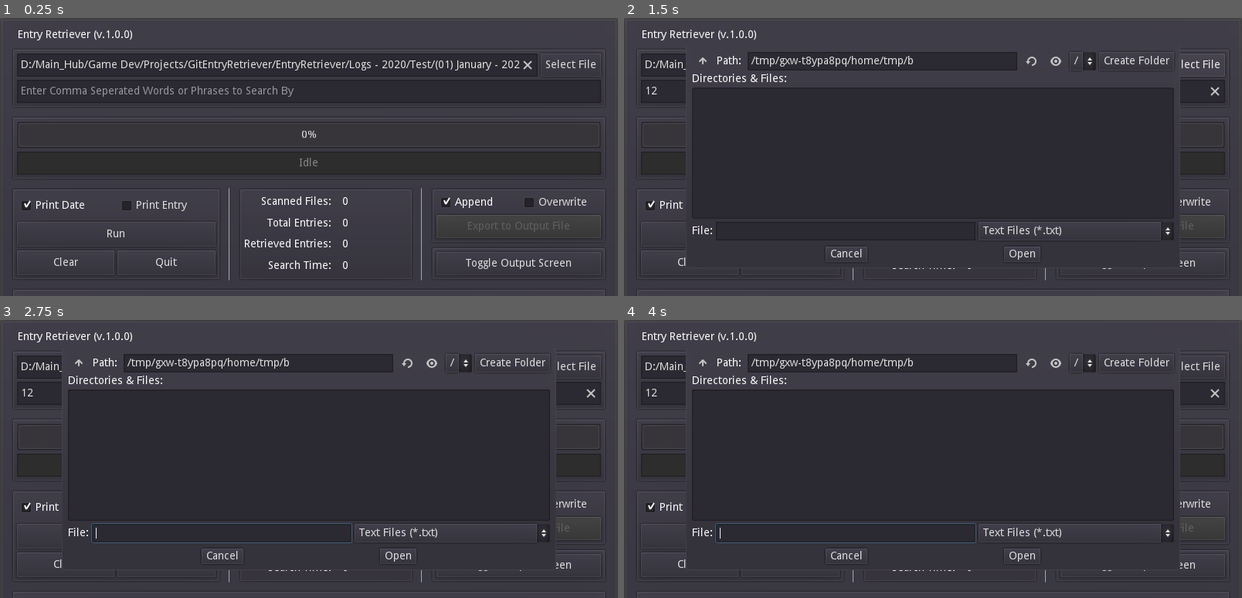
Above: before the commit, frames 1-4 (two rows, left to right).
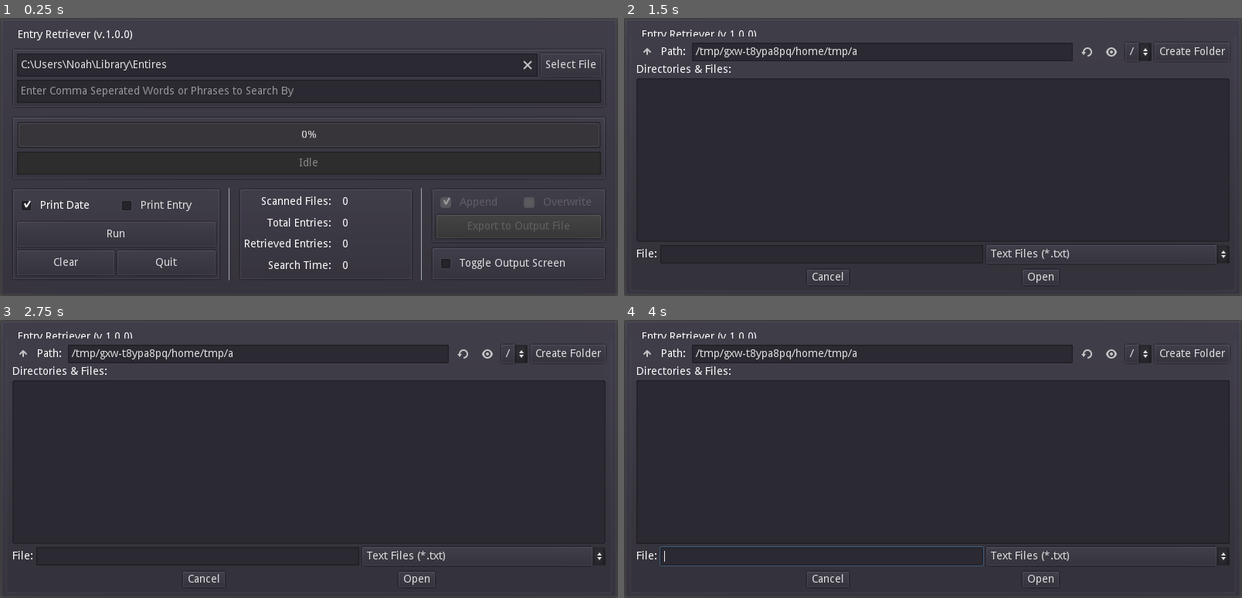
Above: after the commit, the same moments.

Repository: PlainOldNoah/file-retriever
Game: Godot game, scene res://Main.tscn
The game is run twice, just before and just after one commit, with the same random seed, the same clock (stepped at 60 frames per second) and the same inputs.
Inputs (mouse positions are in pixels of both pictures, inside the frame that each line leads up to):
- Up to frame 1 (0.25 s): no input
- Up to frame 2 (1.5 s): click (933, 90) at 0.52 s; type "12" at 0.6 s; click "Select File" at 1.25 s
- Up to frame 3 (2.75 s): click "Run" at 2 s
- Up to frame 4 (4 s): click "Clear" at 2.75 s; click "Toggle Output Screen" at 3.5 s

The runs differ from the first frame. In frame 1, 2.3% of the frame differs, in the area x 2-98%, y 15-100%; in frame 2, 5.5%; in frame 3, 5.8%; in frame 4, 6.1%, in the area x 2-98%, y 6-100%.

Commit message:
final touches before working on progress bar

Diff:
--- a/EntryRetriever/Main.gd
+++ b/EntryRetriever/Main.gd
@@ -1,9 +1,11 @@
 extends PanelContainer
 
-const WindowSize = Vector2(800, 360)
+const windowSize = Vector2(800, 360)
+const bigWindowSize = Vector2(800, 720)
 
 var inputFolderFormat = "Logs - *"
 var inputFileFormat = "(??) * - *"
+var entryHeaderFormat = "*/*/*, *"
 
 enum INPUT_TYPES {DIRECTORY, FILE, FILES}
 var inputType
@@ -15,16 +17,18 @@
 
 #---------------------------- NODES
 onready var SelectionInput = $MarginContainer/GUI/PanelContainer/VBoxContainer/HBoxContainer/SelectionInput
+onready var InputFileDialog = $SingleInputFileDialog
+onready var SearchKeyInput = $MarginContainer/GUI/PanelContainer/VBoxContainer/SearchKeyInput
 
 onready var FileCountOutput = $MarginContainer/GUI/LowerHalf/MiddleSide/Statistics/HBoxContainer/VBoxContainer2/FileCount
 onready var EntryCountOutput = $MarginContainer/GUI/LowerHalf/MiddleSide/Statistics/HBoxContainer/VBoxContainer2/EntryCount
 onready var MatchCountOutput = $MarginContainer/GUI/LowerHalf/MiddleSide/Statistics/HBoxContainer/VBoxContainer2/MatchCount
 onready var ElapsedTimeOutput = $MarginContainer/GUI/LowerHalf/MiddleSide/Statistics/HBoxContainer/VBoxContainer2/ElapsedTime
+onready var OutputWindow = $MarginContainer/GUI/OutputWindow
+onready var OutputTextBox = $MarginContainer/GUI/OutputWindow/TextBox
+
 onready var StatusBarOutput = $MarginContainer/GUI/Progress/VBoxContainer/StatusBar
-onready var OutputTextBox = $MarginContainer/GUI/OutputWindow/TextBox
-
-onready var InputFileDialog = $SingleInputFileDialog
-onready var SearchKeyInput = $MarginContainer/GUI/PanelContainer/VBoxContainer/SearchKeyInput
+onready var LoadingBar = $MarginContainer/GUI/Progress/VBoxContainer/ProgressBar
 
 onready var AppendButton = $MarginContainer/GUI/LowerHalf/RightSide/Export/VBoxContainer/HBoxContainer/Append
 onready var OverwriteButton = $MarginContainer/GUI/LowerHalf/RightSide/Export/VBoxContainer/HBoxContainer/Overwrite
@@ -42,6 +46,7 @@
 	MatchCountOutput.text = "0"
 	ElapsedTimeOutput.text = "0"
 	StatusBarOutput.text = "Idle"
+	OutputTextBox.bbcode_text = ""
 
 #Recursively loops though directories and retrieves files
 func directory_Iterate(path):
@@ -52,20 +57,20 @@
 		while file_name != "":
 			#Filters out Non-Log Folders
 			if dir.current_is_dir() and file_name.match(inputFolderFormat):
-				print("Directory: " + file_name)
+#				print("Directory: " + file_name)
 				directory_Iterate(dir.get_current_dir() + "/" + file_name)
 			#Filters out files that don't have the right naming scheme
 			elif file_name.match(inputFileFormat):
-				print("File: " + file_name)
+#				print("File: " + file_name)
 				read_File(dir.get_current_dir() + "/" + file_name)
 			file_name = dir.get_next()
 	else:
 		print_debug("ERROR: Bad Path Parameter: ", path)
 
 
-var entryHeaderFormat = "*/*/*, *"
 func read_File(file):
 	FileCountOutput.text = str(int(FileCountOutput.text) + 1)
+
 
 	var f = File.new()
 	f.open(file, File.READ)
@@ -104,18 +109,16 @@
 	return false
 
 func print_to_output(line):
-	if find_Match(line):
-		OutputTextBox.bbcode_text += "[color=lime]" + line + "[/color]" + "\n"
+	if printDate and not printEntry:
+		if line.matchn(entryHeaderFormat):
+			OutputTextBox.bbcode_text += line
+	elif printDate and printEntry:
+		if find_Match(line):
+			OutputTextBox.bbcode_text += "[color=lime]" + line + "[/color]" + "\n"
+		else:
+			OutputTextBox.bbcode_text += line + "\n"
 	else:
-		OutputTextBox.bbcode_text += line + "\n"
-
-func _on_Search_Keys_text_changed(_new_text):
-	format_Search_Keys()
-
-func format_Search_Keys():
-	searchKeyArray = SearchKeyInput.text.split(",", true, 0)
-	for i in searchKeyArray.size():
-		searchKeyArray[i] = searchKeyArray[i].strip_edges()
+		return
 
 #---------------------------- Buttons
 
@@ -129,11 +132,15 @@
 	else:
 		inputType = INPUT_TYPES.DIRECTORY
 
+	StatusBarOutput.text = "Running"
+	var starTime = OS.get_ticks_msec()
 	match inputType:
 		INPUT_TYPES.DIRECTORY:
 			directory_Iterate(SelectionInput.text)
 		INPUT_TYPES.FILE:
 			read_File(SelectionInput.text)
+	ElapsedTimeOutput.text = str((OS.get_ticks_msec() - starTime) / 1000.0)
+	StatusBarOutput.text = "Finished"
 
 
 func _on_Clear_pressed():
@@ -143,12 +150,18 @@
 	get_tree().quit()
 
 
+func _on_Search_Keys_text_changed(_new_text):
+	searchKeyArray = SearchKeyInput.text.split(",", true, 0)
+	for i in searchKeyArray.size():
+		searchKeyArray[i] = searchKeyArray[i].strip_edges()
+
+
 func _on_ExportBtn_pressed():
 	pass # Replace with function body.
 
 
 func _on_FileSelect_pressed():
-	InputFileDialog.popup_centered_ratio(0.8)
+	InputFileDialog.popup_centered_ratio(1.0)
 
 
 func _on_Append_pressed():
@@ -160,8 +173,14 @@
 		AppendButton.pressed = false
 
 
-func _on_WindowToggleBtn_pressed():
-	pass # Replace with function body.
+func _on_WindowToggleBtn_toggled(button_pressed):
+	OutputWindow.visible = button_pressed
+	if button_pressed:
+		OS.min_window_size = bigWindowSize
+		OS.window_size.y = bigWindowSize.y
+	if not button_pressed:
+		OS.min_window_size = windowSize
+		OS.window_size.y = windowSize.y
 
 #File Input
 func _on_SingleInputFileDialog_dir_selected(dir):
--- a/EntryRetriever/Main.tscn
+++ b/EntryRetriever/Main.tscn
@@ -5,8 +5,6 @@
 [node name="PanelContainer" type="PanelContainer"]
 anchor_right = 1.0
 anchor_bottom = 1.0
-margin_right = 6.10352e-05
-margin_bottom = 224.0
 rect_min_size = Vector2( 800, 360 )
 size_flags_horizontal = 3
 size_flags_vertical = 3
@@ -19,7 +17,7 @@
 margin_left = 7.0
 margin_top = 7.0
 margin_right = 793.0
-margin_bottom = 577.0
+margin_bottom = 353.0
 custom_constants/margin_right = 8
 custom_constants/margin_top = 8
 custom_constants/margin_left = 8
@@ -32,7 +30,7 @@
 margin_left = 8.0
 margin_top = 8.0
 margin_right = 778.0
-margin_bottom = 562.0
+margin_bottom = 338.0
 custom_constants/separation = 10
 __meta__ = {
 "_edit_use_anchors_": false
@@ -65,7 +63,7 @@
 rect_min_size = Vector2( 0, 30 )
 size_flags_horizontal = 3
 size_flags_vertical = 3
-text = "D:/Main_Hub/Game Dev/Projects/GitEntryRetriever/EntryRetriever/Logs - 2020/Test/(01) January - 2020.txt"
+text = "C:\\Users\\Noah\\Library\\Entires"
 clear_button_enabled = true
 placeholder_text = "Select a File or Directory to Scan Though"
 caret_blink = true
@@ -85,6 +83,7 @@
 margin_right = 756.0
 margin_bottom = 64.0
 rect_min_size = Vector2( 0, 30 )
+size_flags_horizontal = 3
 clear_button_enabled = true
 placeholder_text = "Enter Comma Seperated Words or Phrases to Search By"
 caret_blink = true
@@ -158,6 +157,7 @@
 margin_bottom = 32.0
 size_flags_horizontal = 3
 size_flags_vertical = 3
+custom_constants/hseparation = 10
 pressed = true
 text = "Print Date"
 __meta__ = {
@@ -170,6 +170,7 @@
 margin_bottom = 32.0
 size_flags_horizontal = 3
 size_flags_vertical = 3
+custom_constants/hseparation = 10
 text = "Print Entry"
 
 [node name="Run" type="Button" parent="MarginContainer/GUI/LowerHalf/LeftSide/OperationButtons/VBoxContainer"]
@@ -348,6 +349,8 @@
 margin_bottom = 24.0
 size_flags_horizontal = 3
 size_flags_vertical = 3
+custom_constants/hseparation = 10
+disabled = true
 pressed = true
 text = "Append"
 
@@ -357,6 +360,8 @@
 margin_bottom = 24.0
 size_flags_horizontal = 3
 size_flags_vertical = 3
+custom_constants/hseparation = 10
+disabled = true
 text = "Overwrite"
 
 [node name="ExportBtn" type="Button" parent="MarginContainer/GUI/LowerHalf/RightSide/Export/VBoxContainer"]
@@ -376,28 +381,28 @@
 size_flags_horizontal = 3
 size_flags_vertical = 3
 
-[node name="WindowToggleBtn" type="Button" parent="MarginContainer/GUI/LowerHalf/RightSide/WindowToggle"]
+[node name="WindowToggleBtn" type="CheckBox" parent="MarginContainer/GUI/LowerHalf/RightSide/WindowToggle"]
 margin_left = 7.0
 margin_top = 7.0
 margin_right = 220.0
 margin_bottom = 37.0
 rect_min_size = Vector2( 0, 30 )
+custom_constants/hseparation = 10
 text = "Toggle Output Screen"
 
 [node name="OutputWindow" type="PanelContainer" parent="MarginContainer/GUI"]
+visible = false
 margin_top = 335.0
 margin_right = 770.0
-margin_bottom = 554.0
+margin_bottom = 360.0
 size_flags_vertical = 3
 
 [node name="TextBox" type="RichTextLabel" parent="MarginContainer/GUI/OutputWindow"]
 margin_left = 7.0
 margin_top = 7.0
 margin_right = 763.0
-margin_bottom = 212.0
+margin_bottom = 18.0
 focus_mode = 2
-size_flags_horizontal = 3
-size_flags_vertical = 3
 custom_constants/line_separation = 1
 bbcode_enabled = true
 selection_enabled = true
@@ -406,7 +411,7 @@
 margin_left = 7.0
 margin_top = 7.0
 margin_right = 793.0
-margin_bottom = 343.0
+margin_bottom = 353.0
 rect_min_size = Vector2( 400, 140 )
 rect_clip_content = true
 size_flags_horizontal = 3
@@ -428,6 +433,6 @@
 [connection signal="pressed" from="MarginContainer/GUI/LowerHalf/RightSide/Export/VBoxContainer/HBoxContainer/Append" to="." method="_on_Append_pressed"]
 [connection signal="pressed" from="MarginContainer/GUI/LowerHalf/RightSide/Export/VBoxContainer/HBoxContainer/Overwrite" to="." method="_on_Overwrite_pressed"]
 [connection signal="pressed" from="MarginContainer/GUI/LowerHalf/RightSide/Export/VBoxContainer/ExportBtn" to="." method="_on_ExportBtn_pressed"]
-[connection signal="pressed" from="MarginContainer/GUI/LowerHalf/RightSide/WindowToggle/WindowToggleBtn" to="." method="_on_WindowToggleBtn_pressed"]
+[connection signal="toggled" from="MarginContainer/GUI/LowerHalf/RightSide/WindowToggle/WindowToggleBtn" to="." method="_on_WindowToggleBtn_toggled"]
 [connection signal="dir_selected" from="SingleInputFileDialog" to="." method="_on_SingleInputFileDialog_dir_selected"]
 [connection signal="file_selected" from="SingleInputFileDialog" to="." method="_on_SingleInputFileDialog_file_selected"]
